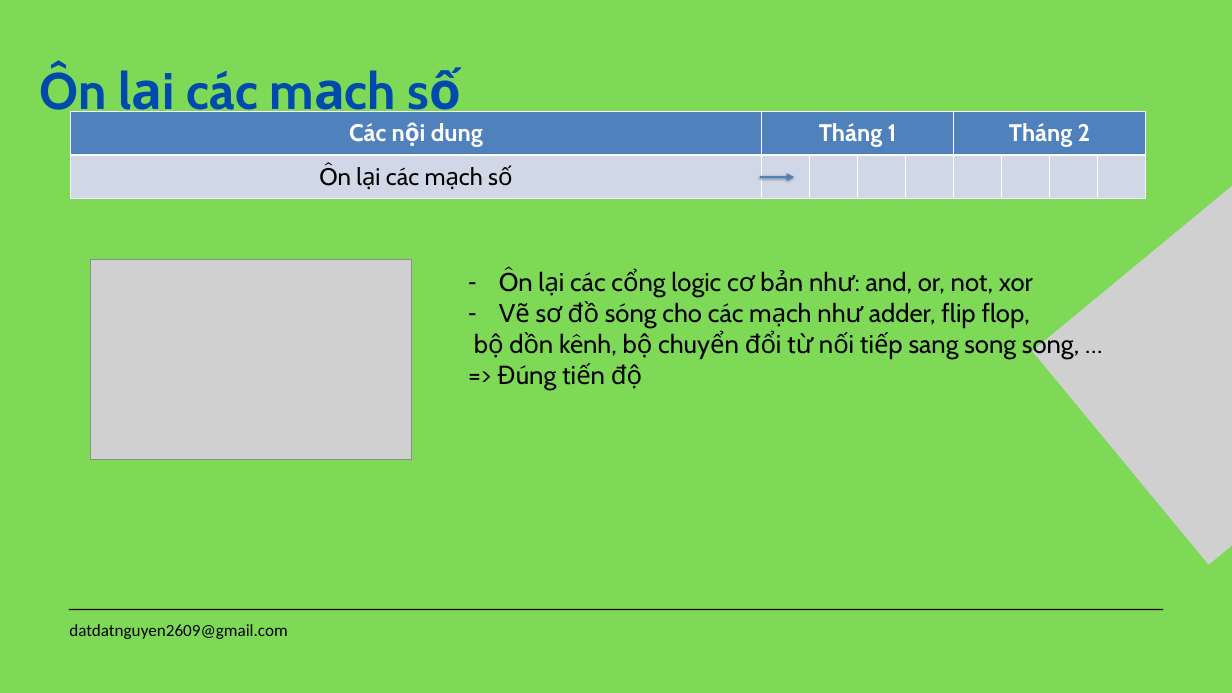
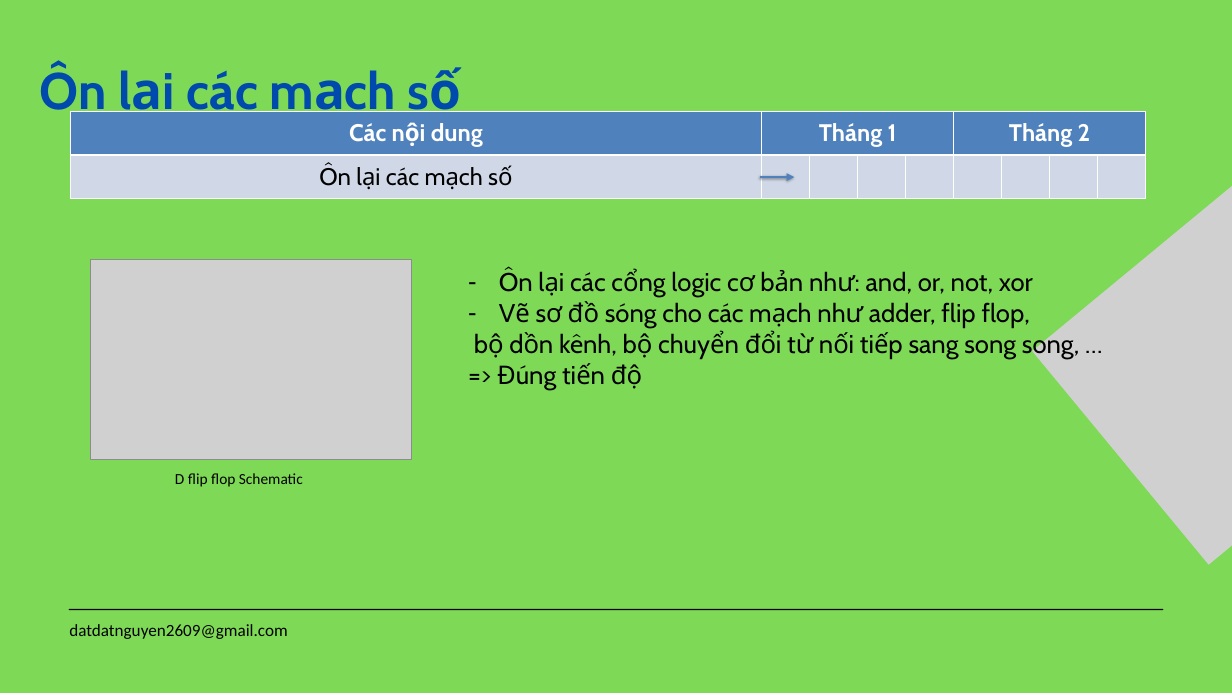
Before and after one commit to datdatnguyen2609/jit_intern, a slide deck: slide 9 of report/monthly_report/first_month_intern_report_nguyenthanhdat.pptx. Drawn at 1232x693 pixels with LibreOffice and Linux fonts; fonts in the diff are those of the drawing; grey boxes stand for pictures. Boxes give left, top, right and bottom in pixels: in the first picture for what was removed or moved away, otherwise in the second. Text is boxed around its words. In the diff, an @@ line names an element or a change of style, - is before the commit and + after.

```diff
--- a/report/monthly_report/first_month_intern_report_nguyenthanhdat.pptx
+++ b/report/monthly_report/first_month_intern_report_nguyenthanhdat.pptx
@@ text added at bbox=[175, 473, 303, 487], 18 pt, text #000000 @@
+D flip flop Schematic
```
Also in this commit, not shown: 11 other slides changed, 3 slides removed, 5 other files.
